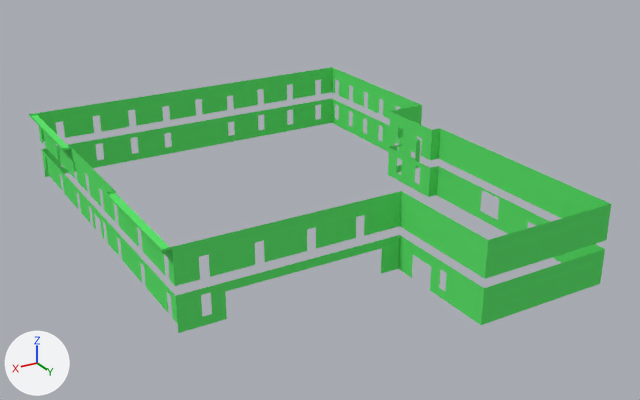
What one commit did to the Blender file auctionmansion/assets/units/pd2_mod_auction/mansion/aucman_exterior_walls/aucman_exterior_walls.blend.
Before and after are seen from a 50 mm camera at (24.5, 114.2, 43.3) aimed at (-25.1, 31.7, 2.0). Lighting does not change. The marker at lower left points along +X, +Y and +Z.

Objects in the first picture: 'g_mortar'.
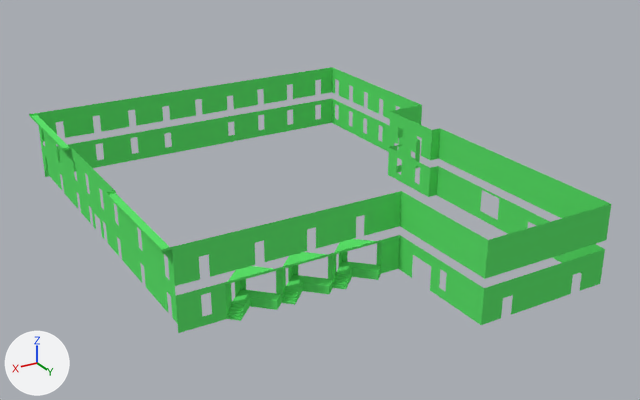
Pixel boxes (x1, y1, x2, y2) of what changed, in the pictures (640 x 400 px):
'g_brownmarble', added (green)
    after: (227, 261, 381, 321)
part 1 of me_g_mortar, built on
    before: (176, 235, 399, 324)
    after: (41, 143, 399, 333)

Edits to the bpy script that builds the scene:
```text
Add mat_mtl_brownmarble:
    mat_mtl_brownmarble = diffuse_material('mtl_brownmarble')
    mat_mtl_brownmarble.base_color = (0.116, 0.8, 0.155)  # green #60e76e
Change me_g_mortar:
    used by ob_g_mortar; location = (0.0, 0.0, 0.0)
    remove me_g_mortar.from_pydata(...)  # 491 vertices, 114 faces, 1 loose edge; spans x -46.2..0.0, y 0.0..59.5, z -1.0..8.0
    add me_g_mortar.from_pydata(...)  # 1075 vertices, 360 faces, 1 loose edge; spans x -46.2..0.0, y 0.0..59.5, z -1.0..8.0
    me_g_mortar part 1: 1 vertex moved from x -6.0, y 46.0, z 2.0 to x -7.1, y 44.9, z 0.0; 1 vertex removed from x -24.0, y 46.0, z 2.0; 569 vertices added at x -24.0..-1.0, y 0.0..47.0, z -1.0..4.0
Add me_g_brownmarble:
    me_g_brownmarble.from_pydata(...)  # 180 vertices, 87 faces; spans x -23.9..-6.0, y 43.1..47.0, z -1.0..0.0
    me_g_brownmarble.materials.append(mat_mtl_brownmarble)  # its picture is missing
Add ob_g_brownmarble:
    ob_g_brownmarble = bpy.data.objects.new('g_brownmarble', me_g_brownmarble)
    ob_g_brownmarble.location = (0.0, 0.0, 0.0)
```
